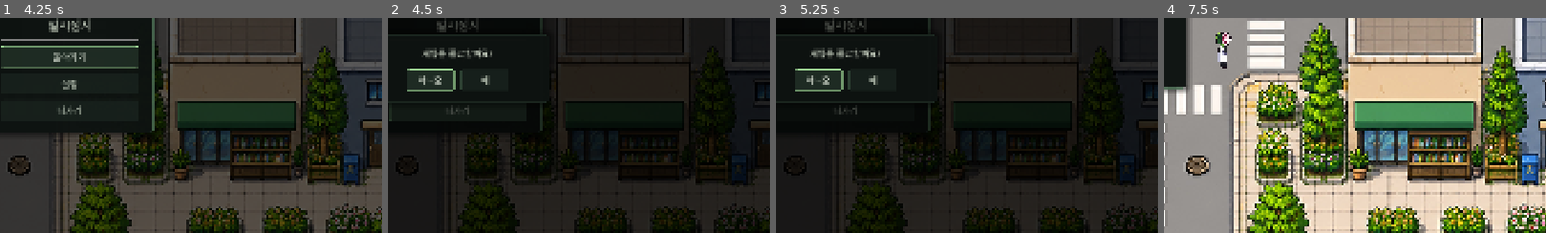
Above: before the commit, frames 1-4 (left to right).
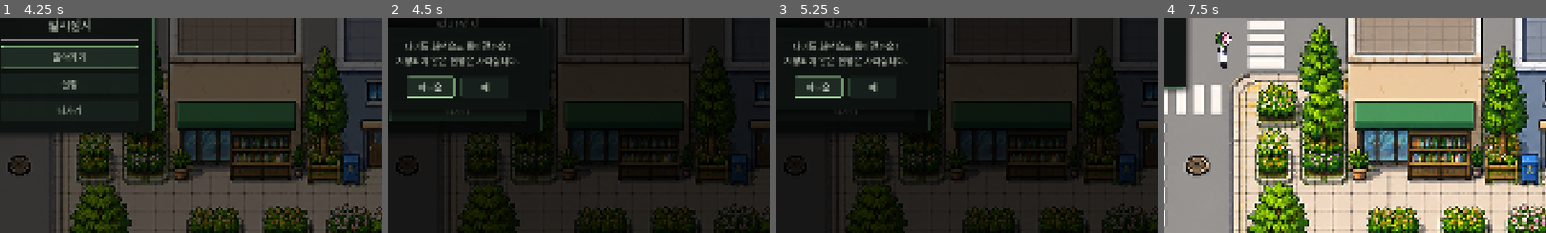
Above: after the commit, the same moments.

Repository: GroMoon/Dr.Plant
Game: Godot game, scene res://scenes/test/test_doctor_sprite.tscn
Two runs of this game, one before a commit and one after it. Both use one fixed random seed, a clock stepped at 60 frames per second and the inputs below. This scene is started directly instead of the project's main scene.
Inputs (mouse positions are % of the whole screen's width and height, from its top left):
- Up to frame 1 (4.25 s): tap Enter (ui_accept) at 0.5, 0.77, 1.52, 2.75, 3.02, 3.77 s; move the mouse to (72, 45) at 0.52 s; hold D (move_right) 0.53-1.28 s; hold Space (advance) 0.53-1.28 s; click (72, 45) at 0.67 s; move the mouse to (30, 55) at 1.27 s; hold S (move_down) 1.28-2.03 s; tap Keypad Enter at 1.35 s; move the mouse to (60, 28) at 2.02 s; hold D (move_right) 2.03-2.78 s; tap R at 2.1 s; move the mouse to (45, 70) at 2.77 s; hold W (move_up) 2.78-3.53 s; tap 1 at 2.85 s; click (45, 70) at 2.92 s; move the mouse to (80, 65) at 3.52 s; hold A (move_left) from 3.53 s (still down); tap 5 at 3.6 s; tap Escape (pause) at 4.15 s
- Up to frame 2 (4.5 s): release A (move_left) at 4.25 s; click "나가기" at 4.25 s
- Up to frame 3 (5.25 s): click "돌아가기" at 5 s
- Up to frame 4 (7.5 s): click "설정" at 5.75 s; click "아니오" at 6.5 s; tap Enter (ui_accept) at 7.25 s; move the mouse to (20, 35) at 7.27 s; hold A (move_left) from 7.28 s (still down); tap Space (advance) at 7.35 s
The pictures show only the part of the screen within x 41-91%, y 38-88%; the shares and areas given below are measured in that part.

Frame 1 is identical in both runs. In frame 2, 3.3% of the frame differs, in the area x 2-35%, y 3-44%; in frame 3, 3.3%; in frame 4, nothing differs.

Commit message:
modoify 'quit' button mechanism in game

Diff:
--- a/DoctorPlant/scripts/autoload/localization.gd
+++ b/DoctorPlant/scripts/autoload/localization.gd
@@ -48,6 +48,7 @@
 		"TEXT_SPEED_INSTANT": "즉시",
 		"PAUSE_TITLE": "일시정지",
 		"QUIT_CONFIRM": "게임을 종료할까요?",
+		"PAUSE_QUIT_CONFIRM": "타이틀 화면으로 돌아갈까요?\n저장되지 않은 진행은 사라집니다.",
 		"CONFIRM_YES": "예",
 		"CONFIRM_NO": "아니오",
 		"LOADING": "불러오는 중",
@@ -105,6 +106,7 @@
 		"TEXT_SPEED_INSTANT": "Instant",
 		"PAUSE_TITLE": "Paused",
 		"QUIT_CONFIRM": "Quit the game?",
+		"PAUSE_QUIT_CONFIRM": "Return to the title screen?\nUnsaved progress will be lost.",
 		"CONFIRM_YES": "Yes",
 		"CONFIRM_NO": "No",
 		"LOADING": "Loading",
--- a/DoctorPlant/scripts/pause_menu.gd
+++ b/DoctorPlant/scripts/pause_menu.gd
@@ -1,6 +1,9 @@
 extends CanvasLayer
 ## ESC(또는 패드 START)로 열리는 일시정지 메뉴.
 ## 게임 씬 어디에든 인스턴스로 붙여 쓴다.
+## "나가기"는 확인 후 타이틀 화면으로 돌아간다 (SET-020).
+
+const TITLE_SCENE: String = "res://scenes/title_screen.tscn"
 
 signal opened
 signal closed
@@ -87,12 +90,14 @@
 
 func _on_quit_pressed() -> void:
 	AudioManager.play_select()
-	_confirm_popup.open("QUIT_CONFIRM", _quit_button)
+	_confirm_popup.open("PAUSE_QUIT_CONFIRM", _quit_button)
 
 
 func _on_quit_confirmed() -> void:
-	get_tree().paused = false
-	get_tree().quit()
+	_root.hide()
+	AudioManager.stop_all_ambience()
+	AudioManager.play_bgm_title()
+	SceneRouter.change_scene(TITLE_SCENE)
 
 
 func _on_child_panel_closed() -> void:
Not shown, changed: design/requirements/00-overview.md
Not shown, changed: design/requirements/00-set/00-settings.md
Not shown, changed: design/requirements/README.md
